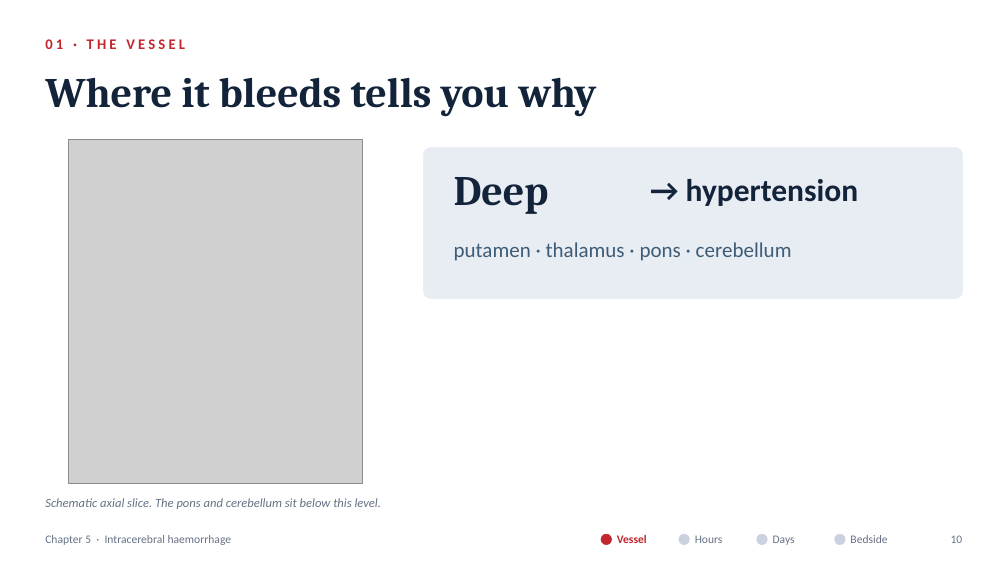
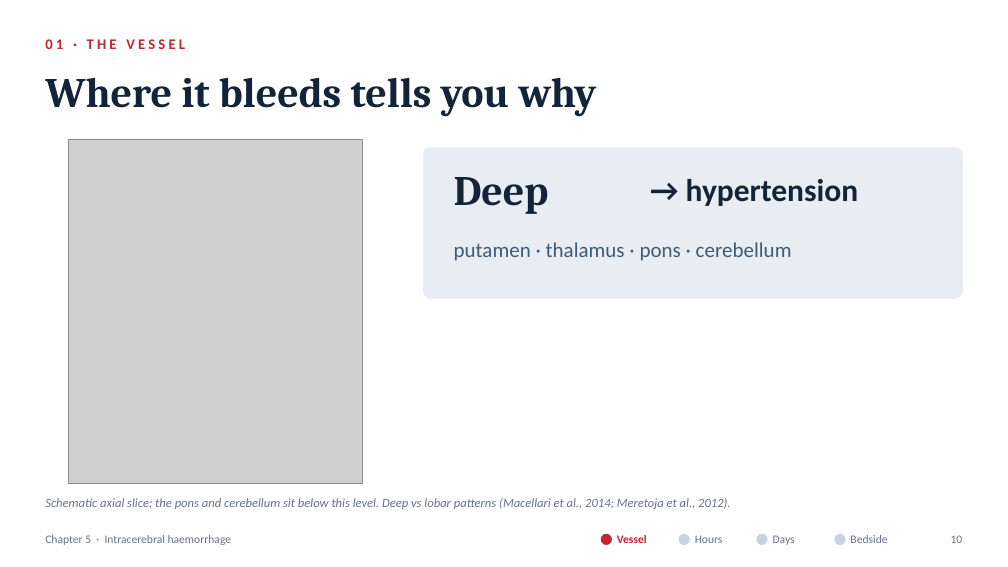
Before and after one commit to fredtom1/fred-Tom-, a slide deck: slide 10 of Chapter5_ICH_Pathophysiology.pptx. Drawn at 1008x567 pixels with LibreOffice and Linux fonts; fonts in the diff are those of the drawing; grey boxes stand for pictures. Boxes give left, top, right and bottom in pixels: in the first picture for what was removed or moved away, otherwise in the second. Text is boxed around its words. In the diff, an @@ line names an element or a change of style, - is before the commit and + after.

```diff
--- a/Chapter5_ICH_Pathophysiology.pptx
+++ b/Chapter5_ICH_Pathophysiology.pptx
@@ text at box(45, 498, 730, 509): text changed @@
-Schematic axial slice. The pons and cerebellum sit below this level.
+Schematic axial slice; the pons and cerebellum sit below this level. Deep vs lobar patterns (Macellari et al., 2014; Meretoja et al., 2012).
```
Also in this commit, not shown: 28 other slides changed, 4 slides added, 2 slides removed, 15 other files.
